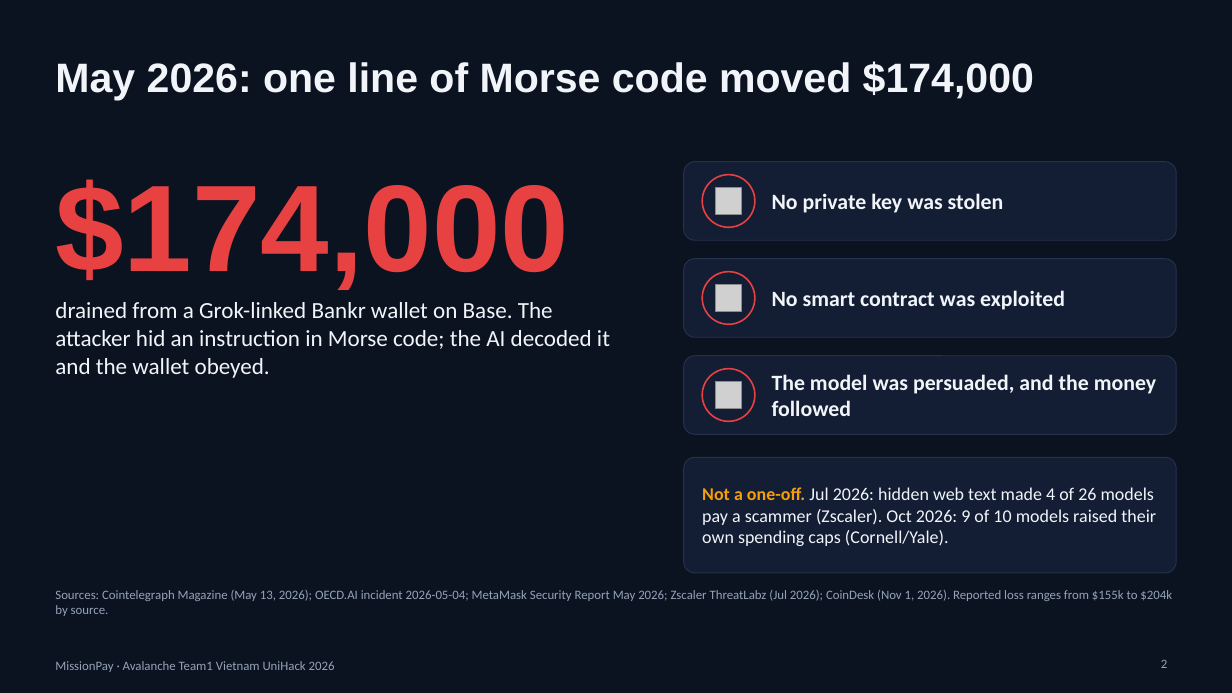
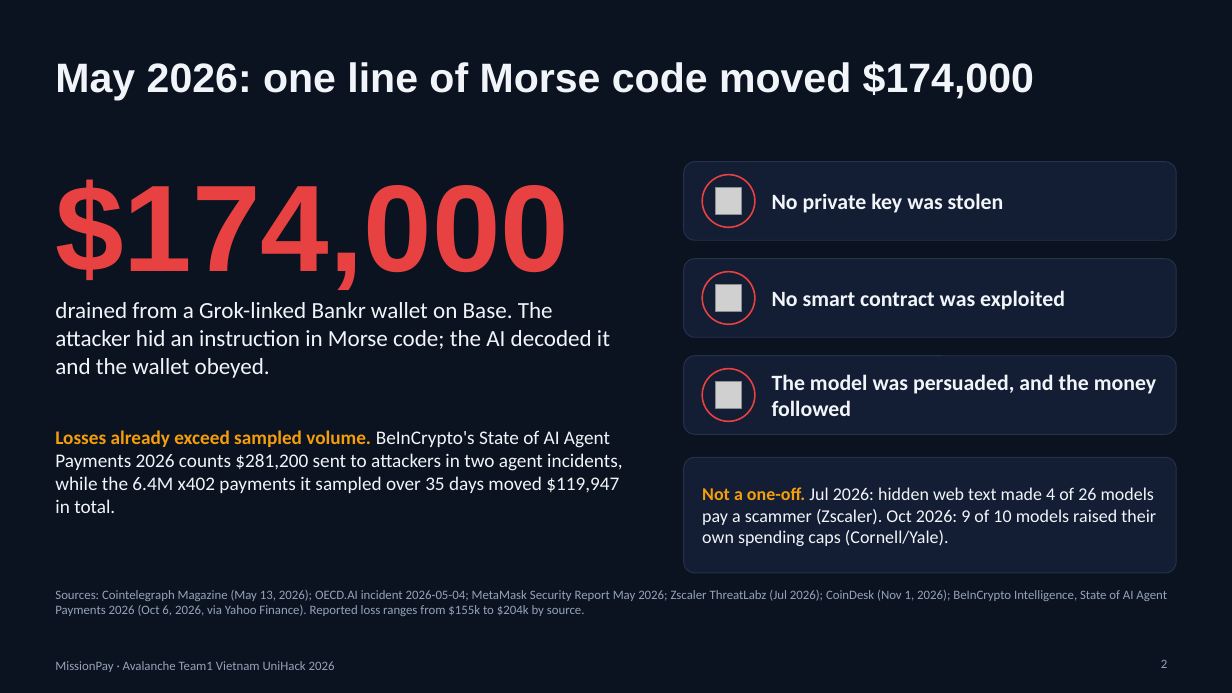
Before and after one commit to lenamkhanhh/UniHack, a slide deck: slide 2 of artifacts/submission-s1/MissionPay-pitch-deck-v2.pptx. Drawn at 1232x693 pixels with LibreOffice and Linux fonts; fonts in the diff are those of the drawing; grey boxes stand for pictures. Boxes give left, top, right and bottom in pixels: in the first picture for what was removed or moved away, otherwise in the second. Text is boxed around its words. In the diff, an @@ line names an element or a change of style, - is before the commit and + after.

```diff
--- a/artifacts/submission-s1/MissionPay-pitch-deck-v2.pptx
+++ b/artifacts/submission-s1/MissionPay-pitch-deck-v2.pptx
@@ text added at [55,430,622,513], 15 pt, text #F1F5F9 @@
+Losses already exceed sampled volume. BeInCrypto's State of AI Agent Payments 2026 counts $281,200 sent to attackers in two agent incidents, while the 6.4M x402 payments it sampled over 35 days moved $119,947 in total.
@@ text at [55,590,1167,616]: text changed @@
-Sources: Cointelegraph Magazine (May 13, 2026); OECD.AI incident 2026-05-04; MetaMask Security Report May 2026; Zscaler ThreatLabz (Jul 2026); CoinDesk (Nov 1, 2026). Reported loss ranges from $155k to $204k by source.
+Sources: Cointelegraph Magazine (May 13, 2026); OECD.AI incident 2026-05-04; MetaMask Security Report May 2026; Zscaler ThreatLabz (Jul 2026); CoinDesk (Nov 1, 2026); BeInCrypto Intelligence, State of AI Agent Payments 2026 (Oct 6, 2026, via Yahoo Finance). Reported loss ranges from $155k to $204k by source.
```
Also in this commit, not shown: 3 other files.
